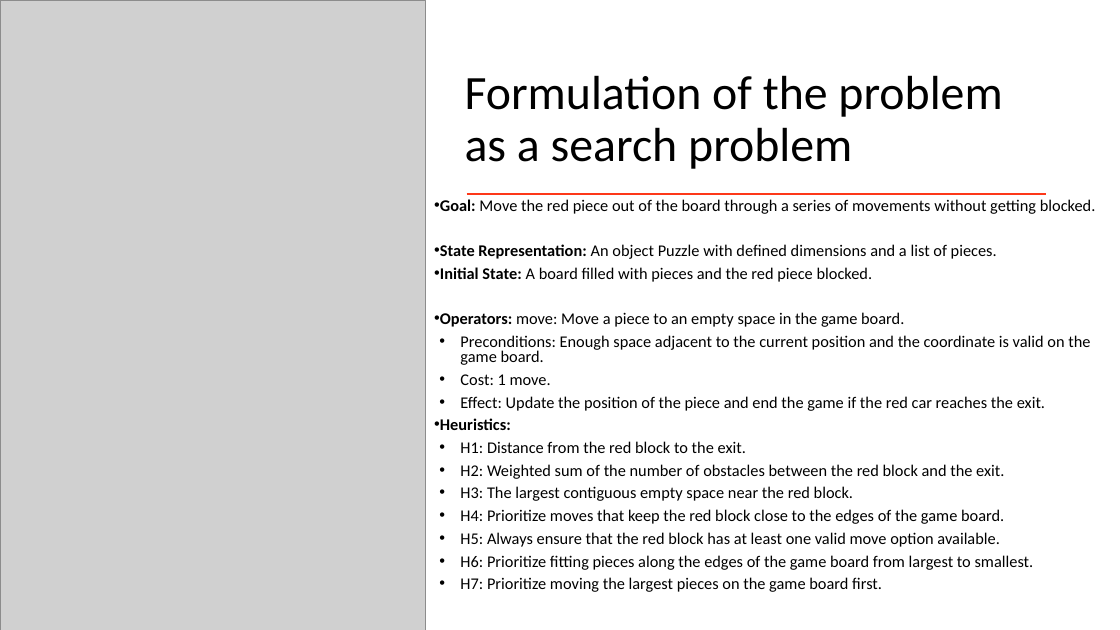
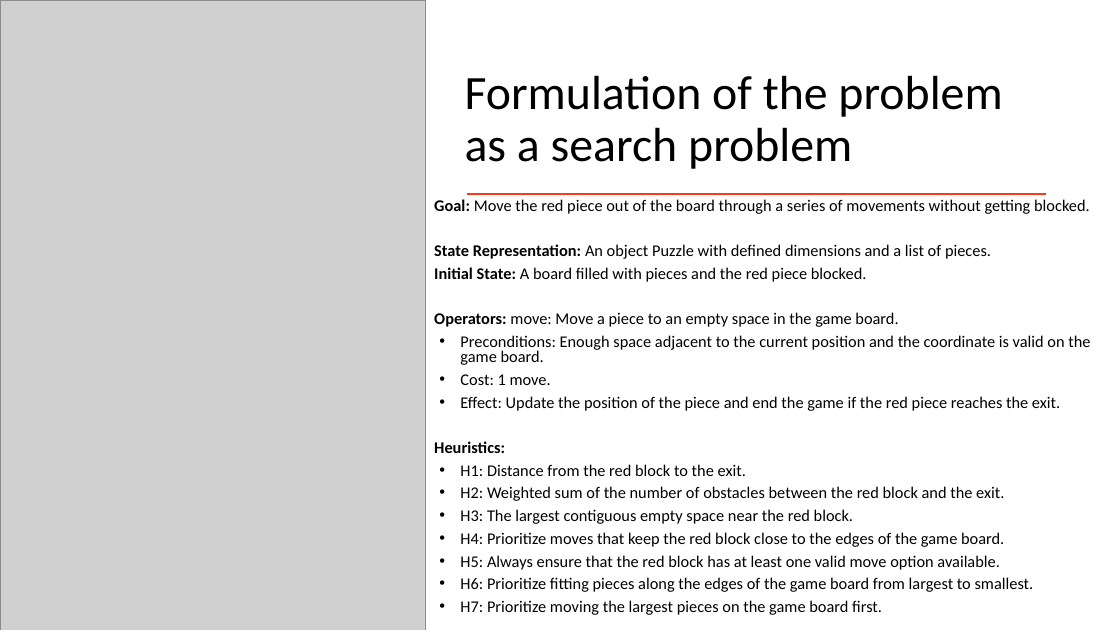
Before and after one commit to afs202005277/PuzzleSolverAI, a slide deck: slide 4 of Block Escape.pptx. Drawn at 1120x630 pixels with LibreOffice and Linux fonts; fonts in the diff are those of the drawing; grey boxes stand for pictures. Boxes give left, top, right and bottom in pixels: in the first picture for what was removed or moved away, otherwise in the second. Text is boxed around its words. In the diff, an @@ line names an element or a change of style, - is before the commit and + after.

Commit message:
Minor changes

```diff
--- a/Block Escape.pptx
+++ b/Block Escape.pptx
@@ text at bbox=[434, 199, 1090, 453]: bullet • to none @@
@@ text at bbox=[460, 396, 1060, 411]: text changed @@
-• Effect: Update the position of the piece and end the game if the red car reaches the exit.
+• Effect: Update the position of the piece and end the game if the red piece reaches the exit.
```
